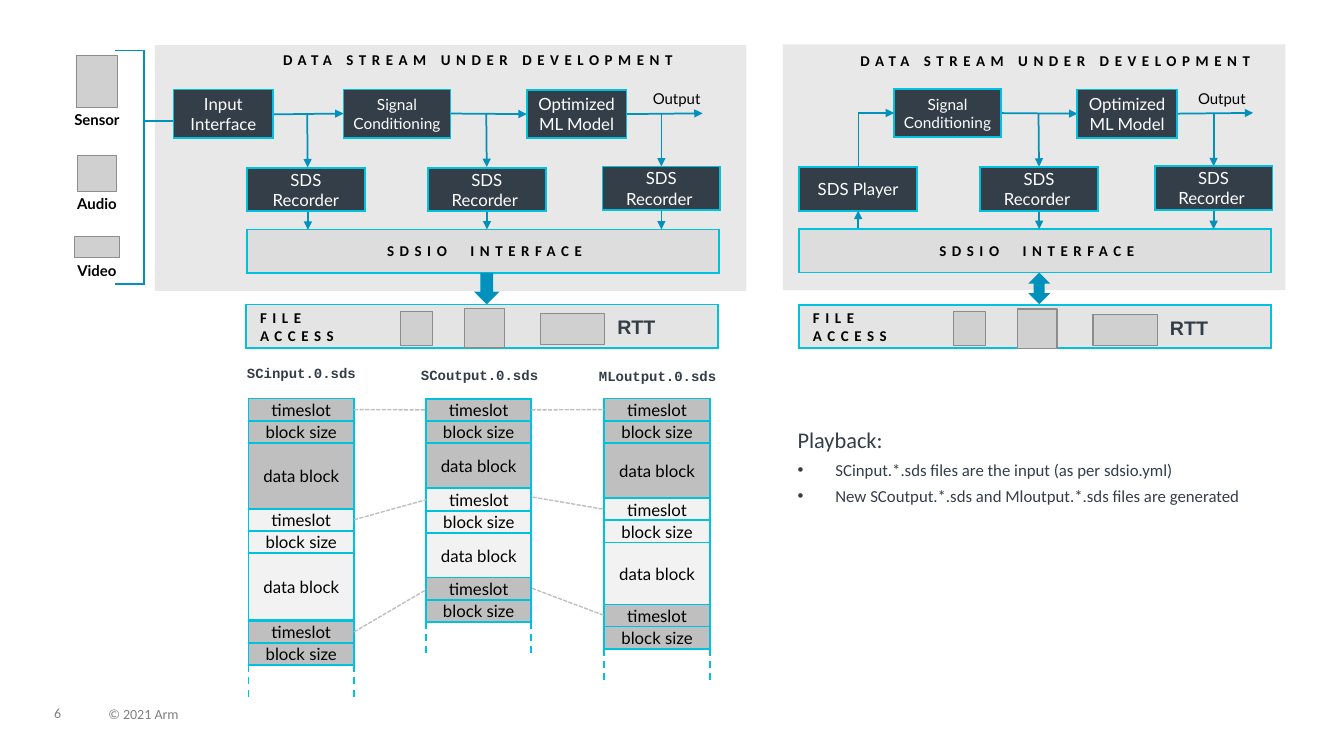
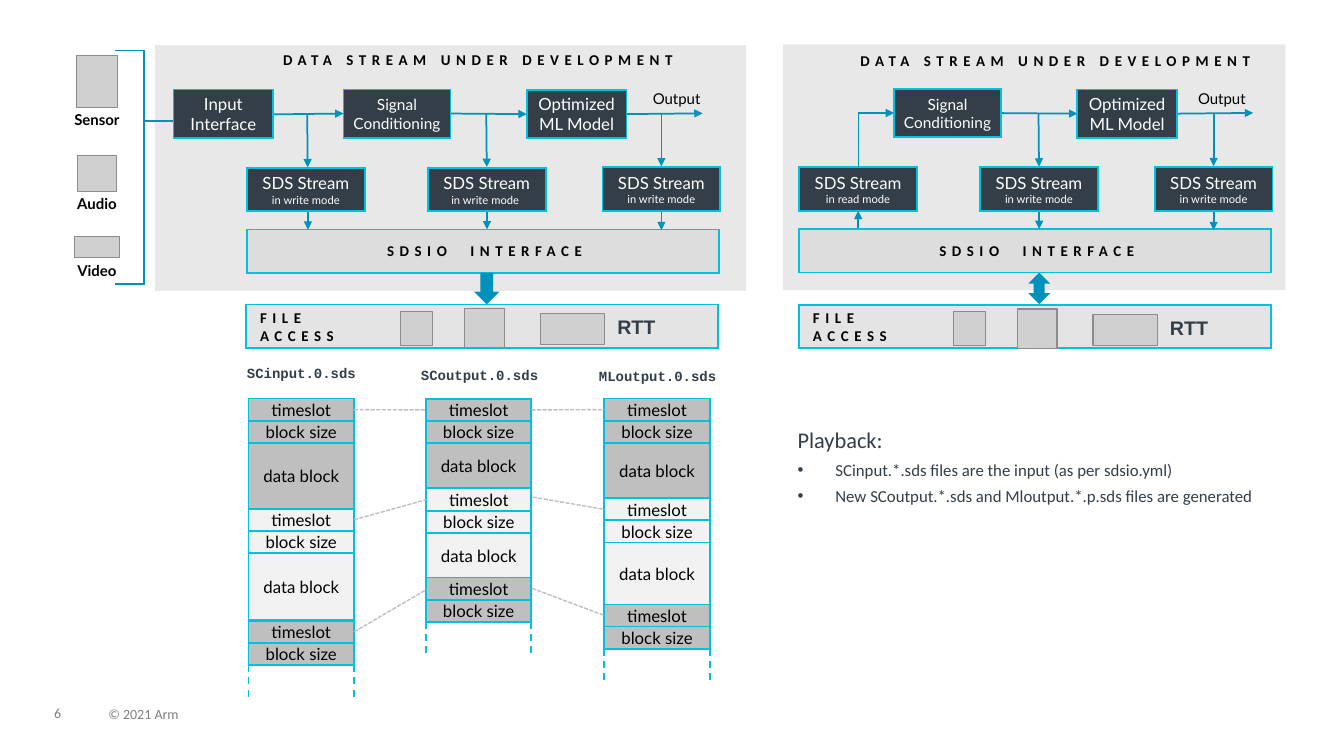
Before and after one commit to ARM-software/SDS-Framework, a slide deck: slide 6 of documentation/images/overview.pptx. Drawn at 1344x756 pixels with LibreOffice and Linux fonts; fonts in the diff are those of the drawing; grey boxes stand for pictures. Boxes give left, top, right and bottom in pixels: in the first picture for what was removed or moved away, otherwise in the second. Text is boxed around its words. In the diff, an @@ line names an element or a change of style, - is before the commit and + after.

```diff
--- a/documentation/images/overview.pptx
+++ b/documentation/images/overview.pptx
@@ text in rectangle at [262,177,349,204]: text changed; size 12 to 8 pt @@
-SDS Recorder
+SDS Stream
+in write mode
@@ text in rectangle at [443,177,530,204]: text changed; size 12 to 8 pt @@
-SDS Recorder
+SDS Stream
+in write mode
@@ text in rectangle at [618,177,704,203]: text changed; size 12 to 8 pt @@
-SDS Recorder
+SDS Stream
+in write mode
@@ text in rectangle at [815,177,901,203]: text changed; size 12 to 8 pt @@
-SDS Player
+SDS Stream
+in read mode
@@ text in rectangle at [996,177,1082,203]: text changed; size 12 to 8 pt @@
-SDS Recorder
+SDS Stream
+in write mode
@@ text in rectangle at [1170,177,1256,203]: text changed; size 12 to 8 pt @@
-SDS Recorder
+SDS Stream
+in write mode
@@ text at [835,490,1252,505]: text changed @@
-• New SCoutput.*.sds and Mloutput.*.sds files are generated
+• New SCoutput.*.sds and Mloutput.*.p.sds files are generated
```
Also in this commit, not shown: 13 other slides changed, 1 slide removed.
